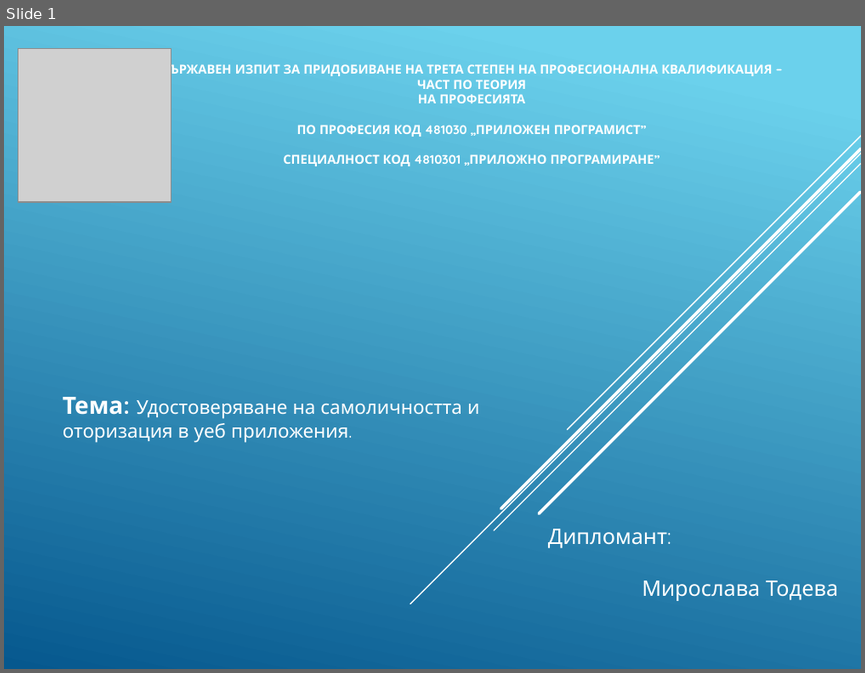
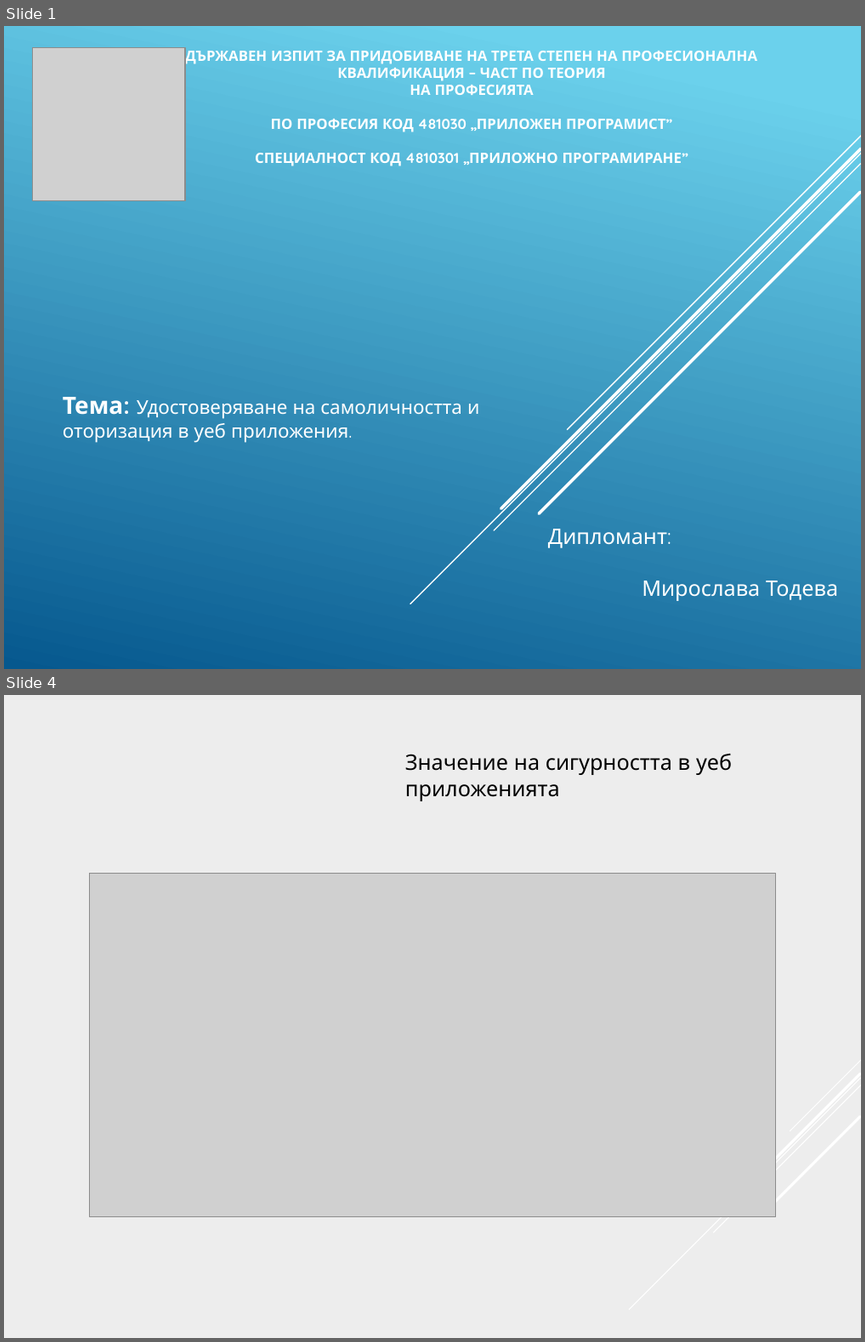
Before and after one commit to pgee-dzi2024/Theme_2501, a slide deck: dr/Защита.pptx. Shown one above the other, each under a label of ours: slide 1 before the commit, slides 1 and 4 after it; the slides between them are not shown. The pictures are 865x673 and 865x1342 pixels, drawn with LibreOffice and Linux fonts; fonts in the diff are those of the drawing; grey boxes stand for pictures. Boxes give left, top, right and bottom in pixels: in the first picture for what was removed or moved away, otherwise in the second. Text is boxed around its words. In the diff, an @@ line names an element or a change of style, - is before the commit and + after.

```diff
--- a/dr/Защита.pptx
+++ b/dr/Защита.pptx
@@ slide 4 added at (x1=4, y1=695, x2=861, y2=1338), background #EEEEEE @@
@@ text added at (x1=405, y1=754, x2=732, y2=801), 18 pt, text #000000 @@
+Значение на сигурността в уеб приложенията
@@ picture added at (x1=90, y1=873, x2=775, y2=1216) @@
@@ group added at (x1=630, y1=1060, x2=861, y2=1310): 5 lines @@
@@ slide 1 changed as well @@
@@ picture moved from (x1=18, y1=49, x2=171, y2=203) to (x1=32, y1=47, x2=185, y2=201) @@
@@ title "ДЪРЖАВЕН ИЗПИТ ЗА ПРИДОБИВАНЕ НА ..." at (x1=185, y1=47, x2=757, y2=166): size 10.5 to 12 pt @@
```
Also in this commit, not shown: 10 other slides added, 3 other files.
